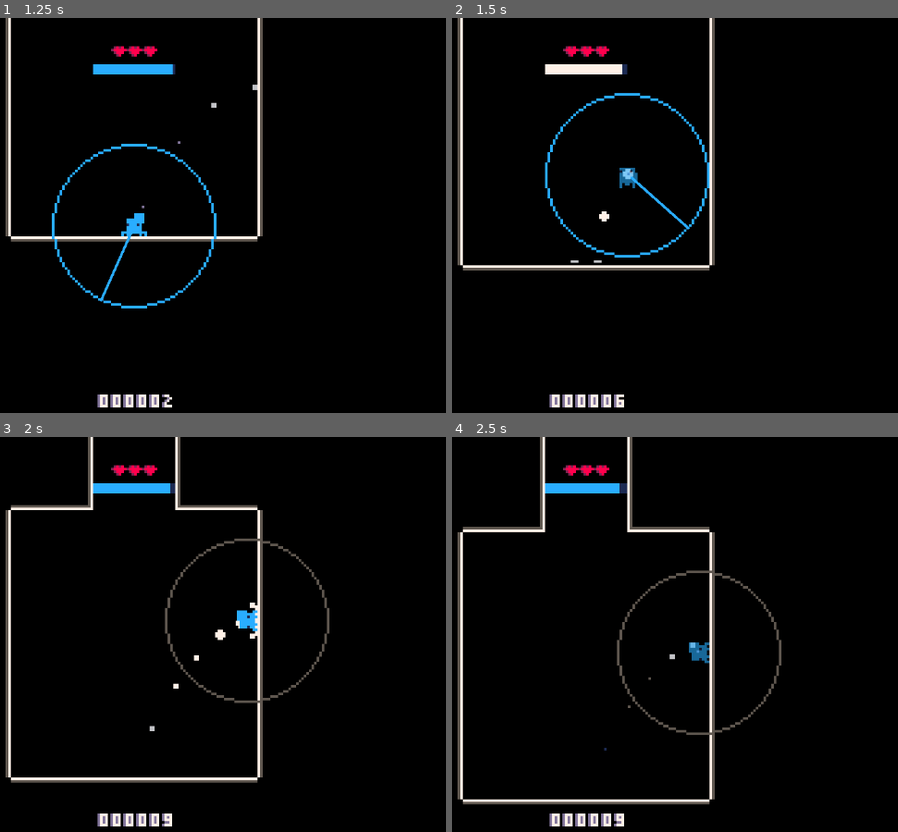
Above: before the commit, frames 1-4 (two rows, left to right).
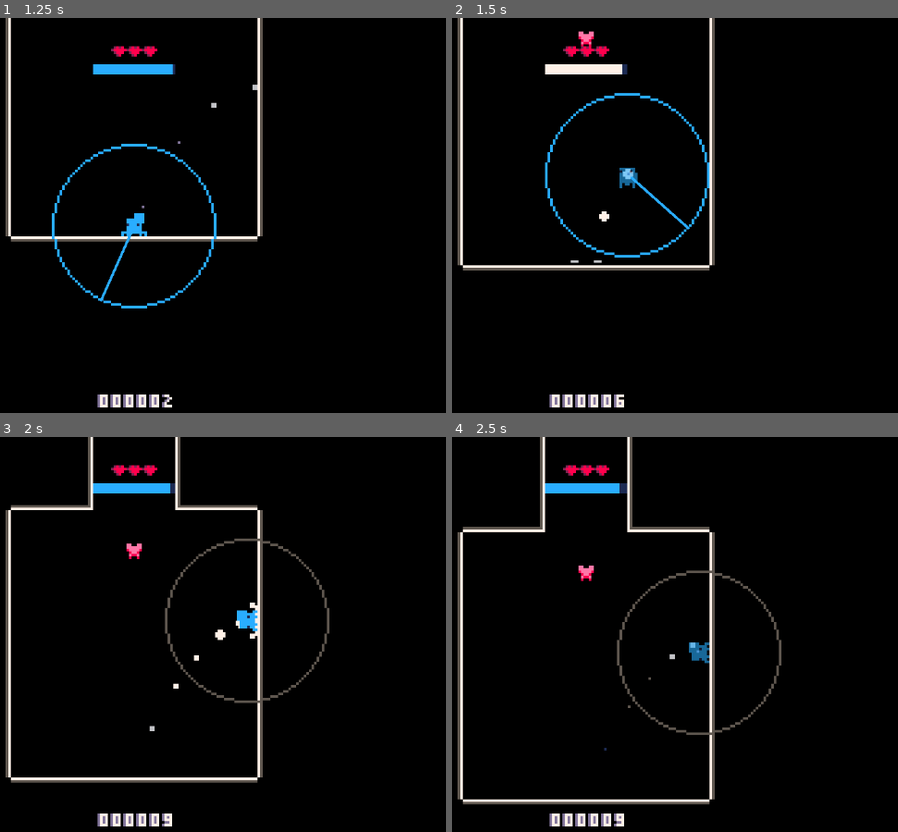
Above: after the commit, the same moments.

Repository: Flamenccio/spider-jump
Game: Godot game, scene res://scenes/game.tscn
Two runs of this game, one before a commit and one after it. Both use one fixed random seed, a clock stepped at 60 frames per second and the inputs below. The engine's default icon, where the game draws it, is replaced by a stand-in: a white triangle on a blue panel in a dark square.
Inputs (mouse positions are in pixels of both pictures, inside the frame that each line leads up to):
- Up to frame 1 (1.25 s): tap Enter at 0.5 s; move the mouse to (98, 310) at 0.52 s; press the mouse at (98, 310) at 0.53 s; hold W (move_up) from 0.53 s (still down)
- Up to frame 2 (1.5 s): release W (move_up) at 1.25 s; release the mouse at (550, 310) at 1.25 s; drag from (808, 290) to (585, 227) at 1.27 s
- Up to frame 3 (2 s): no input
- Up to frame 4 (2.5 s): move the mouse to (outside the picture) at 2.02 s; hold A (move_left) from 2.03 s (still down); tap Delete at 2.1 s

Frame 1 is identical in both runs. In frame 2, 0.1% of the frame differs, in the area x 28-32%, y 3-8%; in frame 3, 0.1%; in frame 4, 0.1%.

Commit message:
replace some hardcoded strings

Diff:
--- a/scenes/game.tscn
+++ b/scenes/game.tscn
@@ -28,6 +28,7 @@
 [ext_resource type="Script" uid="uid://y5qohu2l48v3" path="res://scripts/player_stats_saver.gd" id="22_37s47"]
 [ext_resource type="PackedScene" uid="uid://bbd2meqorrjoe" path="res://scenes/high_score_line.tscn" id="23_bt5mj"]
 [ext_resource type="Texture2D" uid="uid://bn75rko42o47k" path="res://sprites/blinkfly_reticle-Sheet.png" id="29_suyxu"]
+[ext_resource type="PackedScene" uid="uid://dxpxr8minu8d4" path="res://scenes/powerups/hoverfly.tscn" id="30_qouja"]
 [ext_resource type="Script" uid="uid://c10ujhyqm6myp" path="res://scripts/player/blinkfly_reticle.gd" id="30_sgl2t"]
 
 [sub_resource type="RectangleShape2D" id="RectangleShape2D_eow3j"]
@@ -205,6 +206,9 @@
 autoplay = "default"
 frame_progress = 0.442083
 script = ExtResource("30_sgl2t")
+
+[node name="Hoverfly" parent="." instance=ExtResource("30_qouja")]
+position = Vector2(0, -96)
 
 [connection signal="levelled_up" from="." to="LevelSpawner" method="_on_level_up"]
 [connection signal="on_game_over" from="." to="UI/DeathScreen" method="show" flags=3]
--- a/scripts/game/game_manager.gd
+++ b/scripts/game/game_manager.gd
@@ -18,19 +18,16 @@
 func _ready() -> void:
 	_stamina_drain_amount = _base_stamina_drain_amount
 	PlayerEventBus.player_stat_updated.connect(func(stat: String, value):
-		if stat == 'score':
+		if stat == PlayerStatsInterface.STATS_SCORE:
 			_on_score_updated(value)
 	)
 	PlayerEventBus.powerup_started.connect(func(powerup: String):
-		match powerup:
-			'super_grub':
-				_old_stamina_drain = _stamina_drain_amount
-				_stamina_drain_amount = 0.0
-			_:
-				return
+		if powerup == ItemIds.SUPER_GRUB_POWERUP:
+			_old_stamina_drain = _stamina_drain_amount
+			_stamina_drain_amount = 0.0
 	)
 	PlayerEventBus.powerup_ended.connect(func(powerup: String):
-		if powerup == 'super_grub':
+		if powerup == ItemIds.SUPER_GRUB_POWERUP:
 			_stamina_drain_amount = _old_stamina_drain
 	)
 
--- a/scripts/player/blinkfly_reticle.gd
+++ b/scripts/player/blinkfly_reticle.gd
@@ -5,11 +5,11 @@
 func _ready() -> void:
 	deactivate_cursor()
 	PlayerEventBus.powerup_started.connect(func(powerup: String):
-		if powerup == 'blinkfly':
+		if powerup == ItemIds.BLINKFLY_POWERUP:
 			activate_cursor()
 	)
 	PlayerEventBus.powerup_ended.connect(func(powerup: String):
-		if powerup == 'blinkfly':
+		if powerup == ItemIds.BLINKFLY_POWERUP:
 			deactivate_cursor()
 	)
 
--- a/scripts/player/input_service.gd
+++ b/scripts/player/input_service.gd
@@ -33,12 +33,12 @@
 
 
 func _handle_powerup(powerup: String) -> void:
-	if powerup == 'hoverfly':
+	if powerup == ItemIds.HOVERFLY_POWERUP:
 		_current_max_pull_distance = _MAX_PULL_DISTANCE_HOVER
 
 
 func _handle_powerup_end(powerup: String) -> void:
-	if powerup == 'hoverfly':
+	if powerup == ItemIds.HOVERFLY_POWERUP:
 		_current_max_pull_distance = _MAX_PULL_DISTANCE
 
 
--- a/scripts/player/player_stats.gd
+++ b/scripts/player/player_stats.gd
@@ -29,8 +29,8 @@
 	PlayerStatsInterface.set_stat.connect(handle_stats_set_request, ConnectFlags.CONNECT_DEFERRED)
 
 	# Initiate
-	PlayerEventBus.player_stat_updated.emit('stamina', stamina)
-	PlayerEventBus.player_stat_updated.emit('lives', lives)
+	PlayerEventBus.player_stat_updated.emit(PlayerStatsInterface.STATS_STAMINA, stamina)
+	PlayerEventBus.player_stat_updated.emit(PlayerStatsInterface.STATS_HEALTH, lives)
 
 
 func decrease_lives() -> void:
@@ -39,7 +39,7 @@
 	player_hurt.emit()
 	if not debug:
 		lives = maxi(lives - 1, _MIN_LIVES)
-	PlayerEventBus.player_stat_updated.emit('lives', lives)
+	PlayerEventBus.player_stat_updated.emit(PlayerStatsInterface.STATS_HEALTH, lives)
 	change_stamina(1.0)
 	if lives <= _MIN_LIVES:
 		player_died.emit()
@@ -49,7 +49,7 @@
 	if debug:
 		return
 	stamina = clampf(stamina + amount, _MIN_STAMINA, _MAX_STAMINA)
-	PlayerEventBus.player_stat_updated.emit('stamina', stamina)
+	PlayerEventBus.player_stat_updated.emit(PlayerStatsInterface.STATS_STAMINA, stamina)
 	if stamina <= _MIN_STAMINA:
 		stamina = _MAX_STAMINA
 		decrease_lives()
@@ -59,7 +59,7 @@
 	new_score = mini(new_score, score)
 	if score != new_score:
 		score = new_score
-		PlayerEventBus.player_stat_updated.emit('score', abs(score))
+		PlayerEventBus.player_stat_updated.emit(PlayerStatsInterface.STATS_SCORE, abs(score))
 
 
 func handle_stats_change_request(stat: String, change: Variant) -> void:
@@ -69,13 +69,13 @@
 		return
 
 	match stat:
-		'lives':
+		PlayerStatsInterface.STATS_HEALTH:
 			if change != 0:
 				push_warning('player stats: change value for lives stat ignored')
 			decrease_lives()
-		'stamina':
+		PlayerStatsInterface.STATS_STAMINA:
 			change_stamina(change)
-		'score':
+		PlayerStatsInterface.STATS_SCORE:
 			var new_score = change + score
 			update_score(new_score)
 		_:
@@ -88,13 +88,13 @@
 		push_warning('player stats: empty stat name supplied')
 		return
 	match stat:
-		'lives':
+		PlayerStatsInterface.STATS_HEALTH:
 			push_warning('player stats: unable to set player lives')
 			return
-		'stamina':
+		PlayerStatsInterface.STATS_STAMINA:
 			var change = value - stamina
 			change_stamina(change)
-		'score':
+		PlayerStatsInterface.STATS_SCORE:
 			update_score(value)
 		_:
 			push_error('player stats: no such stats with id "{0}"'.format({'0': stat}))
--- a/scripts/player/pull_circle.gd
+++ b/scripts/player/pull_circle.gd
@@ -53,14 +53,14 @@
 
 
 func _handle_powerup(powerup: String) -> void:
-	if powerup == 'hoverfly':
+	if powerup == ItemIds.HOVERFLY_POWERUP:
 		hover_powerup = true
-	elif powerup == 'blinkfly':
+	elif powerup == ItemIds.BLINKFLY_POWERUP:
 		hide()
 
 
 func _handle_powerup_end(powerup: String) -> void:
-	if powerup == 'hoverfly':
+	if powerup == ItemIds.HOVERFLY_POWERUP:
 		hover_powerup = false
-	elif powerup == 'blinkfly':
+	elif powerup == ItemIds.BLINKFLY_POWERUP:
 		show()
--- a/scripts/player/pull_dragline.gd
+++ b/scripts/player/pull_dragline.gd
@@ -42,16 +42,16 @@
 
 
 func _handle_powerup(powerup: String) -> void:
-	if powerup == 'hoverfly':
+	if powerup == ItemIds.HOVERFLY_POWERUP:
 		_current_max_distance = _MAX_HOVER_DISTANCE
-	elif powerup == 'blinkfly':
+	elif powerup == ItemIds.BLINKFLY_POWERUP:
 		_blinkfly_hide = true
 		hide()
 
 
 func _handle_powerup_end(powerup: String) -> void:
-	if powerup == 'hoverfly':
+	if powerup == ItemIds.HOVERFLY_POWERUP:
 		_current_max_distance = _MAX_DISTANCE
-	elif powerup == 'blinkfly':
+	elif powerup == ItemIds.BLINKFLY_POWERUP:
 		_blinkfly_hide = false
 		show()
--- a/scripts/player_state_machine.gd
+++ b/scripts/player_state_machine.gd
@@ -11,11 +11,11 @@
 
 	# Kinda not great but works
 	PlayerEventBus.powerup_started.connect(func(powerup: String):
-		if powerup == 'bubblebee':
+		if powerup == ItemIds.BUBBLEBEE_POWERUP:
 			set_property('bubble', true)
 	)
 	PlayerEventBus.powerup_ended.connect(func(powerup: String):
-		if powerup == 'bubblebee':
+		if powerup == ItemIds.BUBBLEBEE_POWERUP:
 			set_property('bubble', false)
 	)
 
@@ -36,4 +36,4 @@
 
 
 func _powerup_ended() -> void:
-	set_property('powerup', 'none')
+	set_property('powerup', ItemIds.NO_POWERUP)
--- a/scripts/player_stats_interface.gd
+++ b/scripts/player_stats_interface.gd
@@ -1,6 +1,5 @@
 ## Allows scripts to request stat changes. These changes may be ignored or altered
 ## by the player stats script.
-
 extends Node
 
 const STATS_HEALTH = 'lives'
--- a/scripts/powerup_handler.gd
+++ b/scripts/powerup_handler.gd
@@ -62,7 +62,7 @@
 			GameConstants.current_gravity = -GameConstants.DEFAULT_GRAVITY
 			_animator.switch_sprite_branch(ItemIds.ANTIBUG_POWERUP)
 		ItemIds.SUPER_GRUB_POWERUP:
-			PlayerStatsInterface.change_stat.emit('stamina', 1.0)
+			PlayerStatsInterface.change_stat.emit(PlayerStatsInterface.STATS_STAMINA, 1.0)
 			_defer_powerup_timer(20)
 			_animator.switch_sprite_branch(ItemIds.SUPER_GRUB_POWERUP)
 		ItemIds.BUBBLEBEE_POWERUP:
--- a/scripts/ui/hud.gd
+++ b/scripts/ui/hud.gd
@@ -12,11 +12,11 @@
 func _ready() -> void:
 	PlayerEventBus.player_stat_updated.connect(func(stat: String, value):
 		match stat:
-			'lives':
+			PlayerStatsInterface.STATS_HEALTH:
 				_on_health_updated(value as int)
-			'stamina':
+			PlayerStatsInterface.STATS_STAMINA:
 				_on_stamina_updated(value as float)
-			'score':
+			PlayerStatsInterface.STATS_SCORE:
 				_on_score_updated(value as int)
 			_:
 				return
--- a/scripts/ui/ui_controller.gd
+++ b/scripts/ui/ui_controller.gd
@@ -12,7 +12,7 @@
 	else:
 		hide()
 	PlayerEventBus.player_stat_updated.connect(func(stat: String, value):
-		if stat == 'score':
+		if stat == PlayerStatsInterface.STATS_SCORE:
 			_update_score(value as int)
 	, ConnectFlags.CONNECT_DEFERRED)
 
--- a/states/aim.gd
+++ b/states/aim.gd
@@ -15,7 +15,7 @@
 var _pull_input: Vector2
 var _jumped: bool = false
 var _surface_normal: Vector2
-var _powerup: String = ''
+var _powerup: String = 'none'
 
 const _MAX_SHAPECAST_RESULTS = 4
 const _HOPPERPOP_MULTIPLIER = 1.6
@@ -30,29 +30,29 @@
 	PlayerEventBus.powerup_started.connect(func(powerup: String):
 		_powerup = powerup
 		match powerup:
-			'hopperpop':
+			ItemIds.HOPPERPOP_POWERUP:
 				_jump_force *= _HOPPERPOP_MULTIPLIER
-			'bubblebee':
+			ItemIds.BUBBLEBEE_POWERUP:
 				_jump_force *= _BUBBLEBEE_MULTIPLIER
-			'heavy_beetle':
+			ItemIds.HEAVY_BEETLE_POWERUP:
 				_jump_force *= _HEAVY_BEETLE_MULTIPLIER
-			'super_grub':
+			ItemIds.SUPER_GRUB_POWERUP:
 				_jump_force *= _SUPER_GRUB_MULTIPLIER
-			'blinkfly':
+			ItemIds.BLINKFLY_POWERUP:
 				_jump_force *= _BLINKFLY_MULTIPLIER
 	)
 	PlayerEventBus.powerup_ended.connect(func(powerup: String):
-		_powerup = ''
+		_powerup = ItemIds.NO_POWERUP
 		match powerup:
-			'hopperpop':
+			ItemIds.HOPPERPOP_POWERUP:
 				_jump_force /= _HOPPERPOP_MULTIPLIER
-			'bubblebee':
+			ItemIds.BUBBLEBEE_POWERUP:
 				_jump_force /= _BUBBLEBEE_MULTIPLIER
-			'heavy_beetle':
+			ItemIds.HEAVY_BEETLE_POWERUP:
 				_jump_force /= _HEAVY_BEETLE_MULTIPLIER
-			'super_grub':
+			ItemIds.SUPER_GRUB_POWERUP:
 				_jump_force /= _SUPER_GRUB_MULTIPLIER
-			'blinkfly':
+			ItemIds.BLINKFLY_POWERUP:
 				_jump_force /= _BLINKFLY_MULTIPLIER
 	)
 
@@ -105,9 +105,9 @@
 
 	# Spawn particles
 	match _powerup:
-		'hopperpop':
+		ItemIds.HOPPERPOP_POWERUP:
 			_particle_emitter.spawn_hopperpop_jump_dust()
-		'bubblebee':
+		ItemIds.BUBBLEBEE_POWERUP:
 			_particle_emitter.spawn_bubblebee_jump_dust()
 		_:
 			_particle_emitter.spawn_jump_dust()
@@ -152,6 +152,5 @@
 	set_property('jump', true)
 	_player.velocity = _pull_input.normalized() *  _jump_force
 	_jumped = true
-	#player_jumped.emit()
 	player_blinkfly_jumped.emit()
 	_particle_emitter.spawn_jump_dust()
--- a/states/crawl.gd
+++ b/states/crawl.gd
@@ -14,20 +14,20 @@
 func _ready() -> void:
 	PlayerEventBus.powerup_started.connect(func(powerup: String):
 		match powerup:
-			'heavy_beetle':
+			ItemIds.HEAVY_BEETLE_POWERUP:
 				_move_speed *= _HEAVY_BEETLE_MULTIPLIER
-			'super_grub':
+			ItemIds.SUPER_GRUB_POWERUP:
 				_move_speed *= _SUPER_GRUB_MULTIPLIER
-			'blinkfly':
+			ItemIds.BLINKFLY_POWERUP:
 				_move_speed *= _BLINKFLY_MULTILPIER
 	)
 	PlayerEventBus.powerup_ended.connect(func(powerup: String):
 		match powerup:
-			'heavy_beetle':
+			ItemIds.HEAVY_BEETLE_POWERUP:
 				_move_speed /= _HEAVY_BEETLE_MULTIPLIER
-			'super_grub':
+			ItemIds.SUPER_GRUB_POWERUP:
 				_move_speed /= _SUPER_GRUB_MULTIPLIER
-			'blinkfly':
+			ItemIds.BLINKFLY_POWERUP:
 				_move_speed /= _BLINKFLY_MULTILPIER
 	)
 
--- a/states/fall.gd
+++ b/states/fall.gd
@@ -10,12 +10,12 @@
 		_current_powerup = powerup
 	)
 	PlayerEventBus.powerup_ended.connect(func(powerup: String):
-		_current_powerup = 'none'
+		_current_powerup = ItemIds.NO_POWERUP
 	)
 
 
 func enter_state() -> void:
-	if _current_powerup != 'blinkfly':
+	if _current_powerup != ItemIds.BLINKFLY_POWERUP:
 		_animator.play_branch_animation('fall')
 
 
Not shown: 1 places in scenes/game.tscn that only renumber resources
